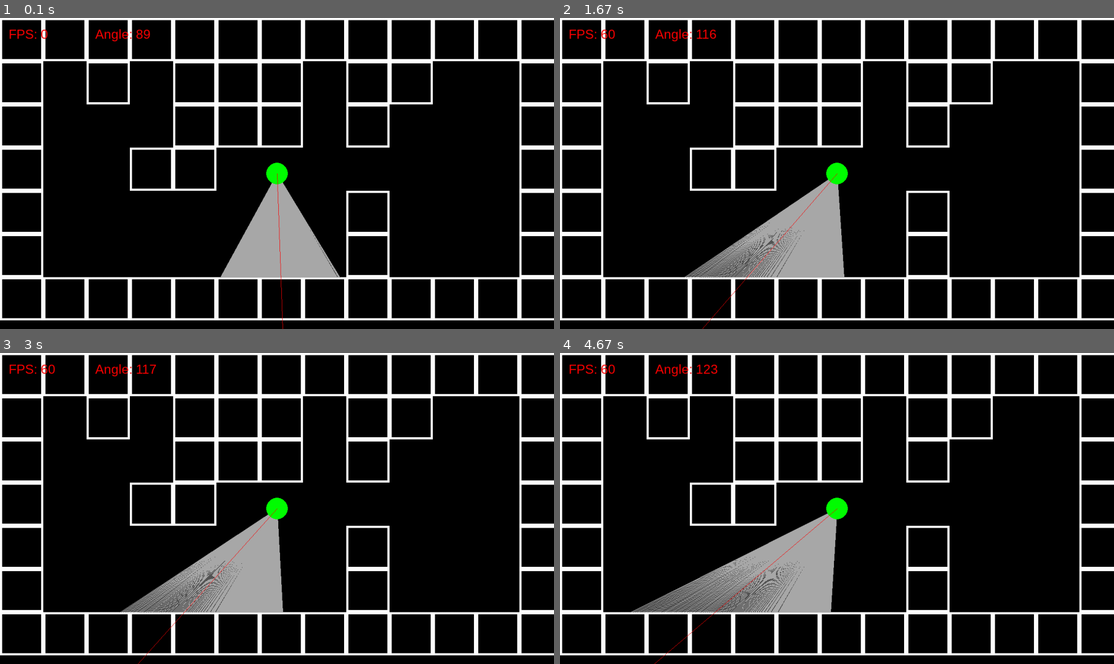
Above: before the commit, frames 1-4 (two rows, left to right).
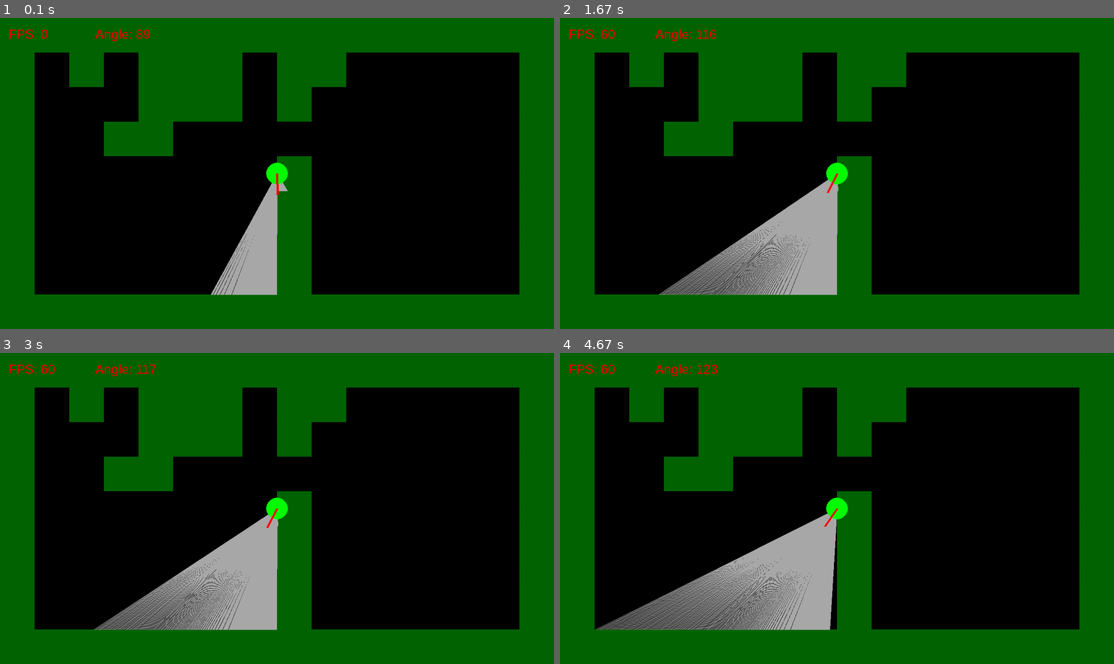
Above: after the commit, the same moments.

Repository: TecHeReTiC3141/pygameRaycasting
Game: pygame game, started from main.py
The game is run twice, just before and just after one commit, with the same random seed, the same clock (stepped at 60 frames per second) and the same inputs.
Inputs (mouse positions are in pixels of both pictures, inside the frame that each line leads up to):
- Up to frame 1 (0.1 s): no input
- Up to frame 2 (1.67 s): hold Right 0.33-0.8 s; move the mouse to (814, 185) at 0.37 s; hold Right 0.83-1.3 s; move the mouse to (665, 245) at 0.87 s; hold Left from 1.33 s (still down); move the mouse to (875, 238) at 1.37 s
- Up to frame 3 (3 s): release Left at 1.87 s; hold Left 1.9-2.37 s; move the mouse to (99, 449) at 1.93 s; hold Right from 2.4 s (still down); move the mouse to (382, 511) at 2.43 s
- Up to frame 4 (4.67 s): release Right at 3.03 s; hold Left 3.07-3.53 s; move the mouse to (670, 415) at 3.1 s; hold Right 3.57-4.03 s; move the mouse to (748, 405) at 3.6 s; hold Right 4.07-4.53 s; move the mouse to (632, 552) at 4.1 s; hold Left from 4.57 s (still down); move the mouse to (715, 608) at 4.6 s

The runs differ from the first frame. In frame 1, 48% of the frame differs, in the area x 0-100%, y 0-100%; in frame 2, 50%; in frame 3, 50%; in frame 4, 50%.

Commit message:
Little graphical improvements.

Diff:
--- a/GameObjects.py
+++ b/GameObjects.py
@@ -17,8 +17,8 @@
                                             self.cur_rect.centery // coef), 25 // coef)
         pygame.draw.line(display, 'red', (self.cur_rect.centerx // coef,
                                             self.cur_rect.centery // coef),
-                         (self.cur_rect.centerx + DISP_WIDTH * cos(self.angle),
-                         (self.cur_rect.centery + DISP_HEIGHT * sin(self.angle))))
+                         ((self.cur_rect.centerx + 50 * cos(self.angle)) // coef,
+                         (self.cur_rect.centery + 50 * sin(self.angle)) // coef), width=5)
 
 
 
@@ -56,10 +56,10 @@
 
     def draw(self, display: pygame.Surface, coef=1):
 
-        pygame.draw.rect(display, 'white', (self.cur_rect.left // coef,
+        pygame.draw.rect(display, 'darkgreen', (self.cur_rect.left // coef,
                                             self.cur_rect.top // coef,
                                             self.cur_rect.width // coef,
-                                            self.cur_rect.height // coef,), width=5)
+                                            self.cur_rect.height // coef,))
 
     def collide(self, entity: Player):
         if entity.cur_rect.colliderect(self.cur_rect):
--- a/const.py
+++ b/const.py
@@ -4,8 +4,8 @@
 pygame.init()
 
 DISP_WIDTH, DISP_HEIGHT = 1280, 720
-WALL_HEIGHT = DISP_HEIGHT - 100
-WALL_SIZE = 100
+WALL_HEIGHT = DISP_HEIGHT // 3
+WALL_SIZE = 80
 
 FOV = pi / 3
 NUM_RAYS = 320
@@ -17,11 +17,13 @@
 font = pygame.font.SysFont('Arial', 30)
 
 map = [
-    '#############',
-    '#.#.###.##..#',
-    '#...###.#...#',
-    '#..##.......#',
-    '#.......#...#',
-    '#.......#...#',
-    '#############'
+    '################',
+    '#.#.###.##.....#',
+    '#...###.#......#',
+    '#..##..........#',
+    '#.......#......#',
+    '#.......#......#',
+    '#.......#......#',
+    '#.......#......#',
+    '################'
 ]
--- a/main.py
+++ b/main.py
@@ -2,6 +2,7 @@
 from Drawing import Drawing
 
 display = pygame.display.set_mode((DISP_WIDTH, DISP_HEIGHT))
+pygame.display.set_caption('3D-Raycasting')
 clock = pygame.time.Clock()
 
 player = Player(DISP_WIDTH // 2, DISP_HEIGHT // 2)
@@ -48,8 +49,6 @@
     pygame.display.update()
     clock.tick(60)
     tick += 1
-    if not tick % 100:
-        print(pygame.mouse.get_rel())
 
     # updating cursor position
     mouse_pos = pygame.mouse.get_pos()
